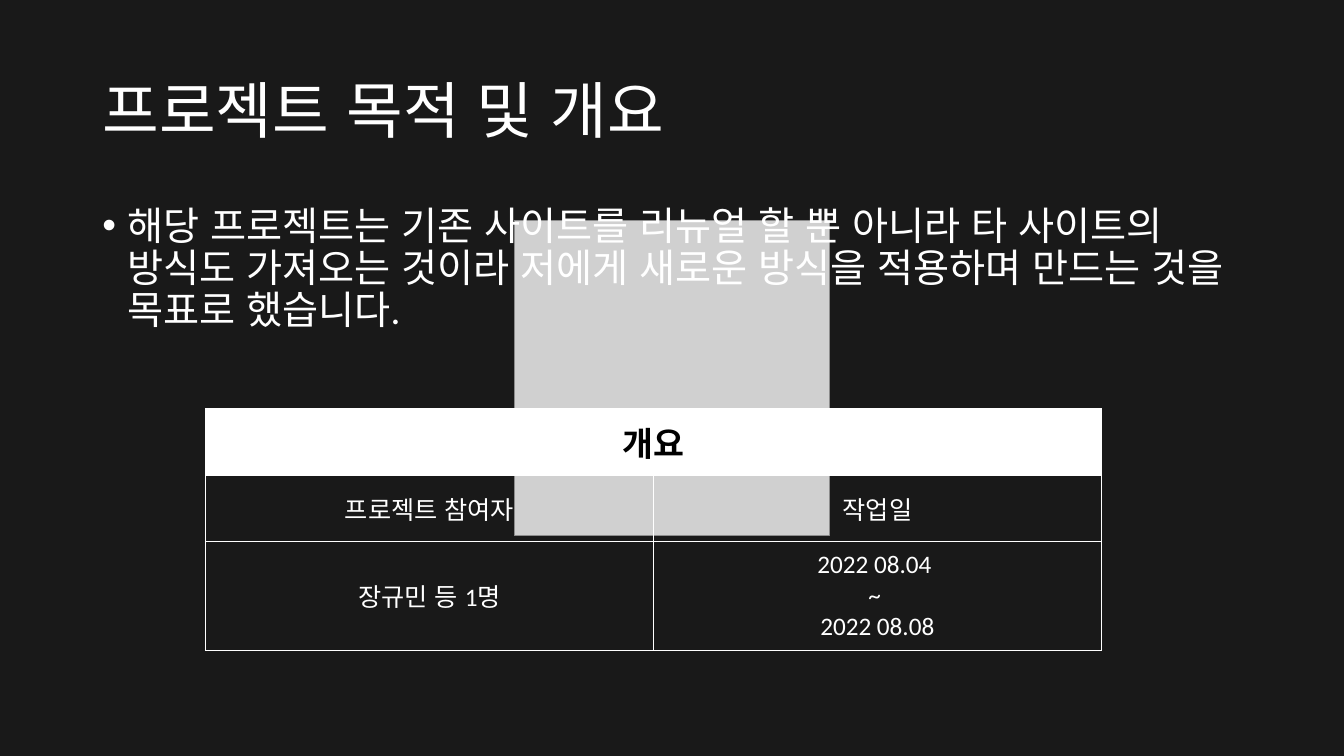
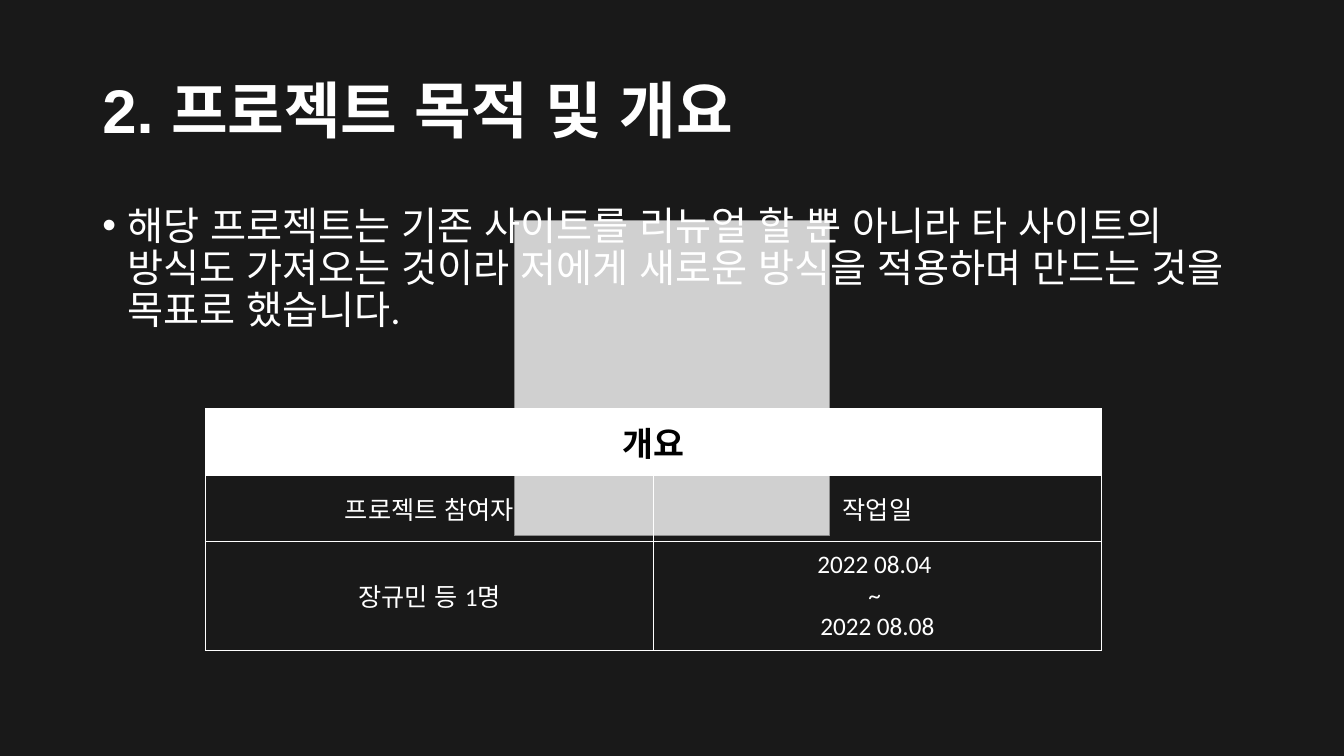
Before and after one commit to JKM0722/JKM_exec01, a slide deck: slide 4 of 003/가이드문서/WM Entertainment.pptx (slide 3 before the commit). Drawn at 1344x756 pixels with LibreOffice and Linux fonts; fonts in the diff are those of the drawing; grey boxes stand for pictures. Boxes give left, top, right and bottom in pixels: in the first picture for what was removed or moved away, otherwise in the second. Text is boxed around its words. In the diff, an @@ line names an element or a change of style, - is before the commit and + after.

```diff
--- a/003/가이드문서/WM Entertainment.pptx
+++ b/003/가이드문서/WM Entertainment.pptx
@@ title at [102,81,732,139]: text changed; font Calibri to Arial; bold on @@
-프로젝트 목적 및 개요
+2. 프로젝트 목적 및 개요
```
Also in this commit, not shown: 4 other slides changed, 1 slide added, 3 other files.
